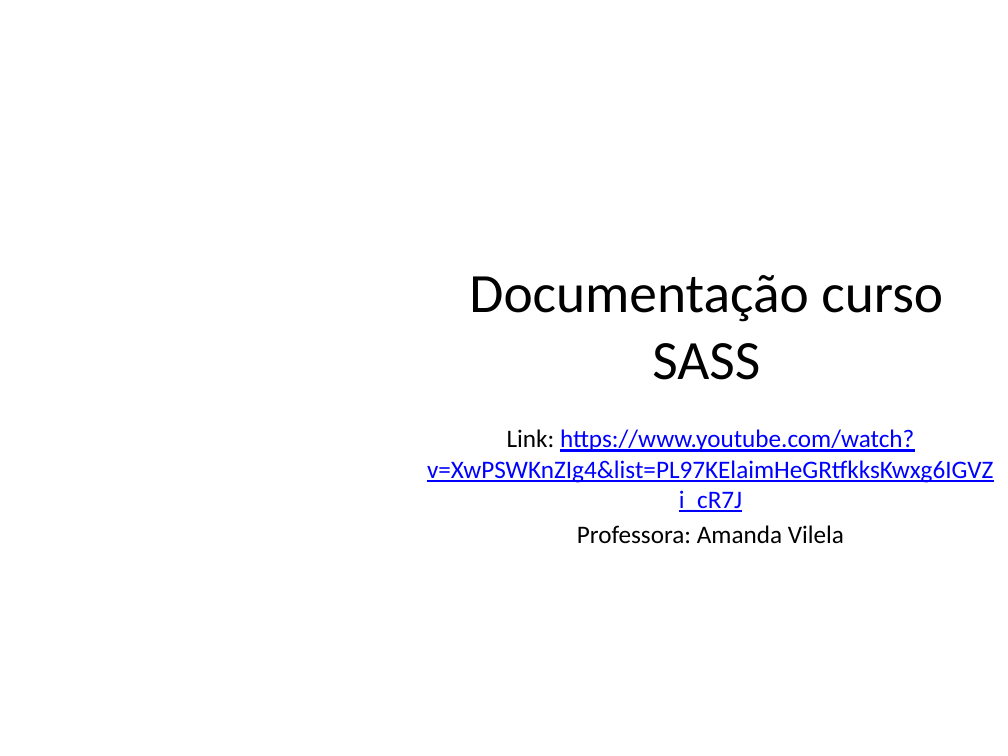
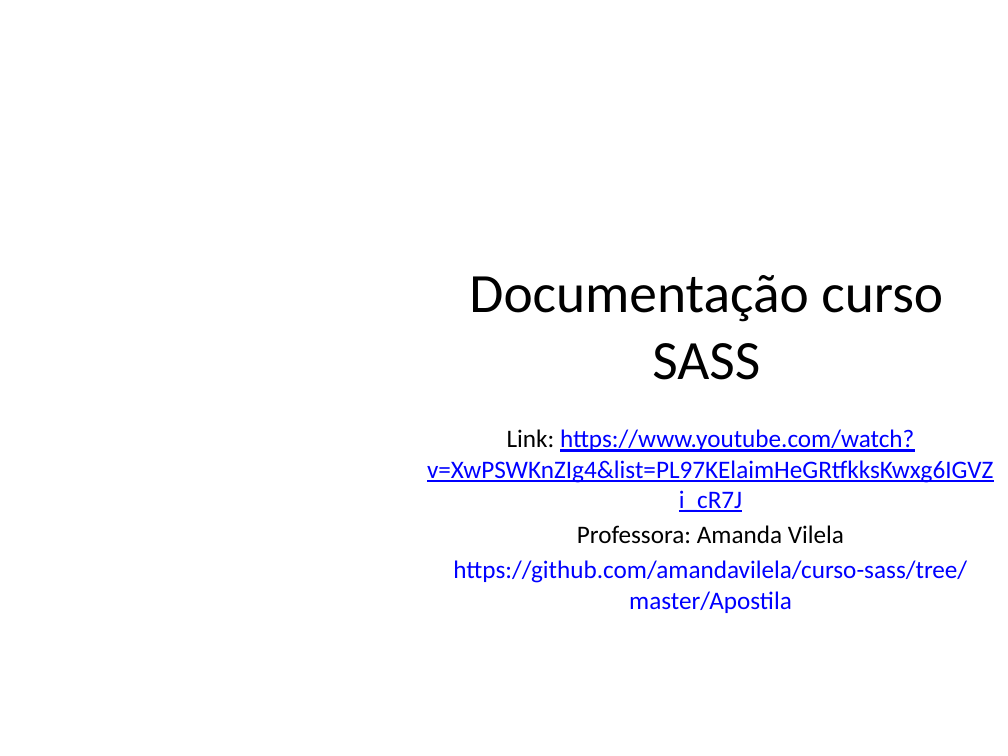
Before and after one commit to Wellingtongu/Cursos-AVD, a slide deck: slide 1 of Documentacao/Documentação-curso-SASS.pptx. Drawn at 1008x756 pixels with LibreOffice and Linux fonts; fonts in the diff are those of the drawing; background and template pictures are left out. Boxes give left, top, right and bottom in pixels: in the first picture for what was removed or moved away, otherwise in the second. Text is boxed around its words. In the diff, an @@ line names an element or a change of style, - is before the commit and + after.

Commit message:
aula 03 sass

```diff
--- a/Documentacao/Documentação-curso-SASS.pptx
+++ b/Documentacao/Documentação-curso-SASS.pptx
@@ subtitle at (x1=453, y1=560, x2=967, y2=613): paragraph added @@
+https://github.com/amandavilela/curso-sass/tree/master/Apostila
```
Also in this commit, not shown: 1 other slide changed, 16 other files.
